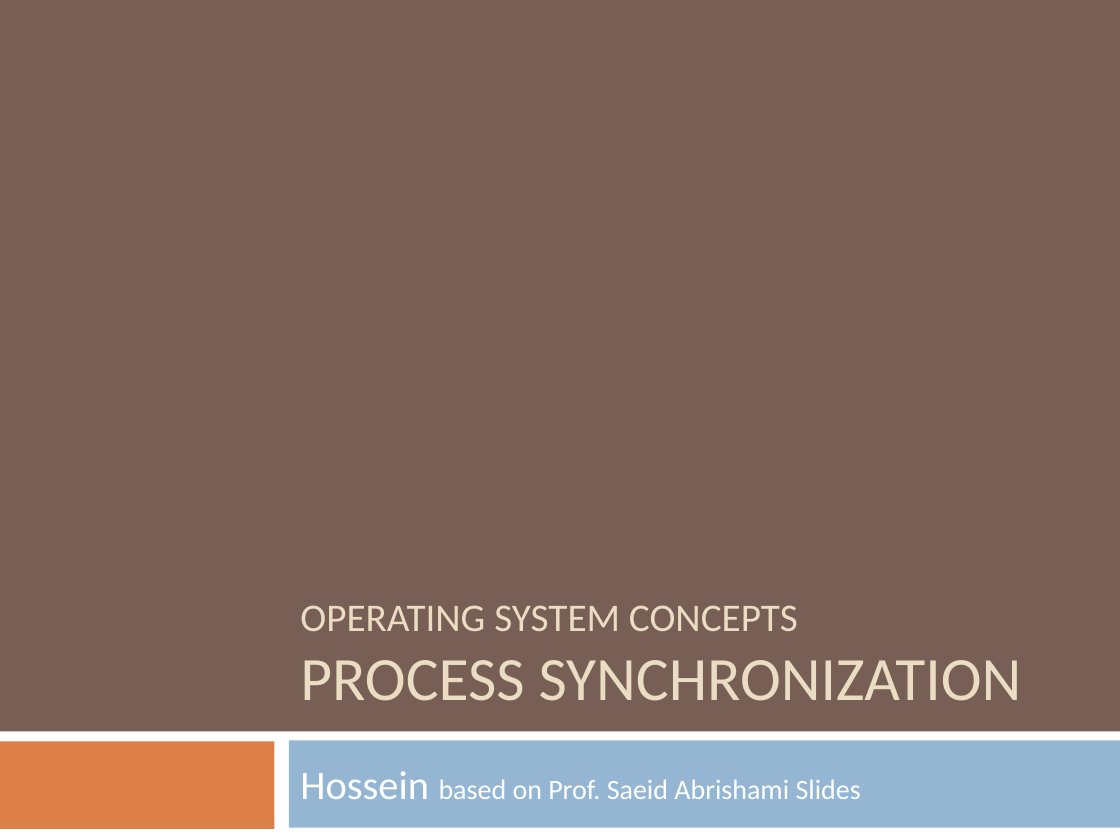
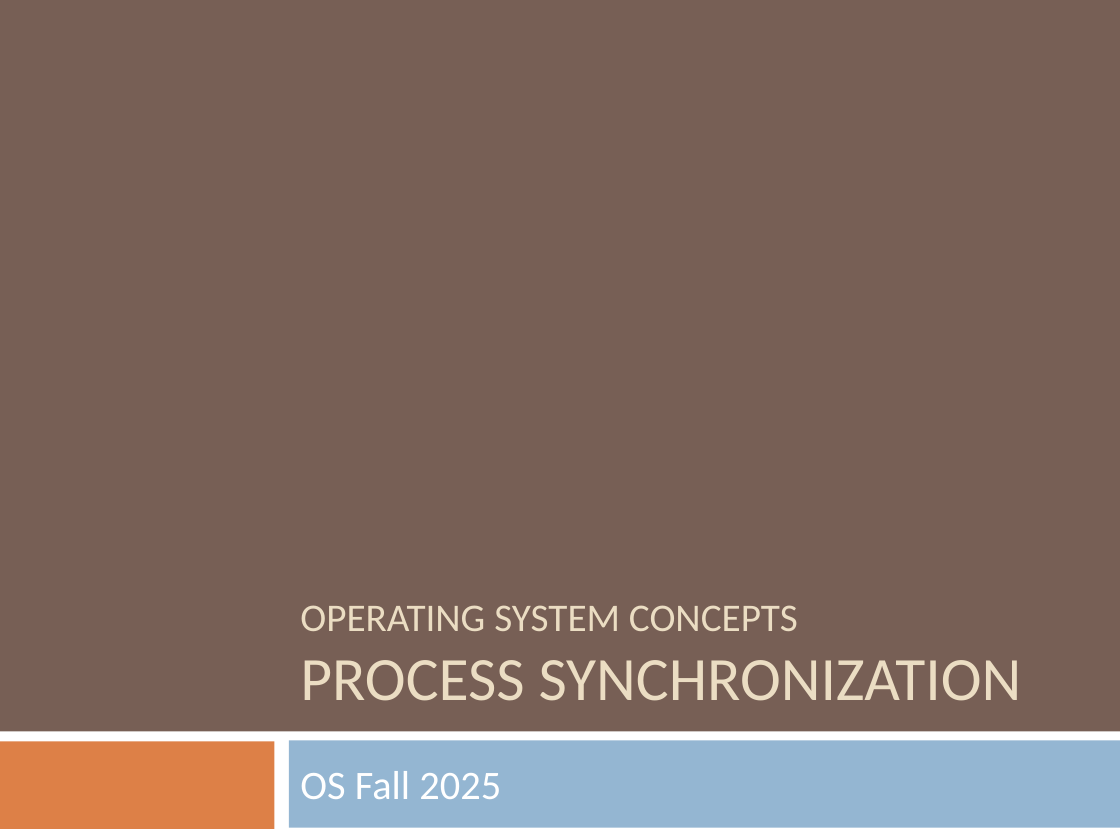
Before and after one commit to jarek-tr/csci-3753-fa25, a slide deck: slide 1 of w6/Producer_Consumer_optional.pptx. Drawn at 1120x840 pixels with LibreOffice and Linux fonts; fonts in the diff are those of the drawing. Boxes give left, top, right and bottom in pixels: in the first picture for what was removed or moved away, otherwise in the second. Text is boxed around its words. In the diff, an @@ line names an element or a change of style, - is before the commit and + after.

Commit message:
producer consumer added

```diff
--- a/w6/Producer_Consumer_optional.pptx
+++ b/w6/Producer_Consumer_optional.pptx
@@ subtitle at [300,771,501,799]: text changed; size 18 to 26 pt @@
-Hossein based on Prof. Saeid Abrishami Slides
+OS Fall 2025
```
